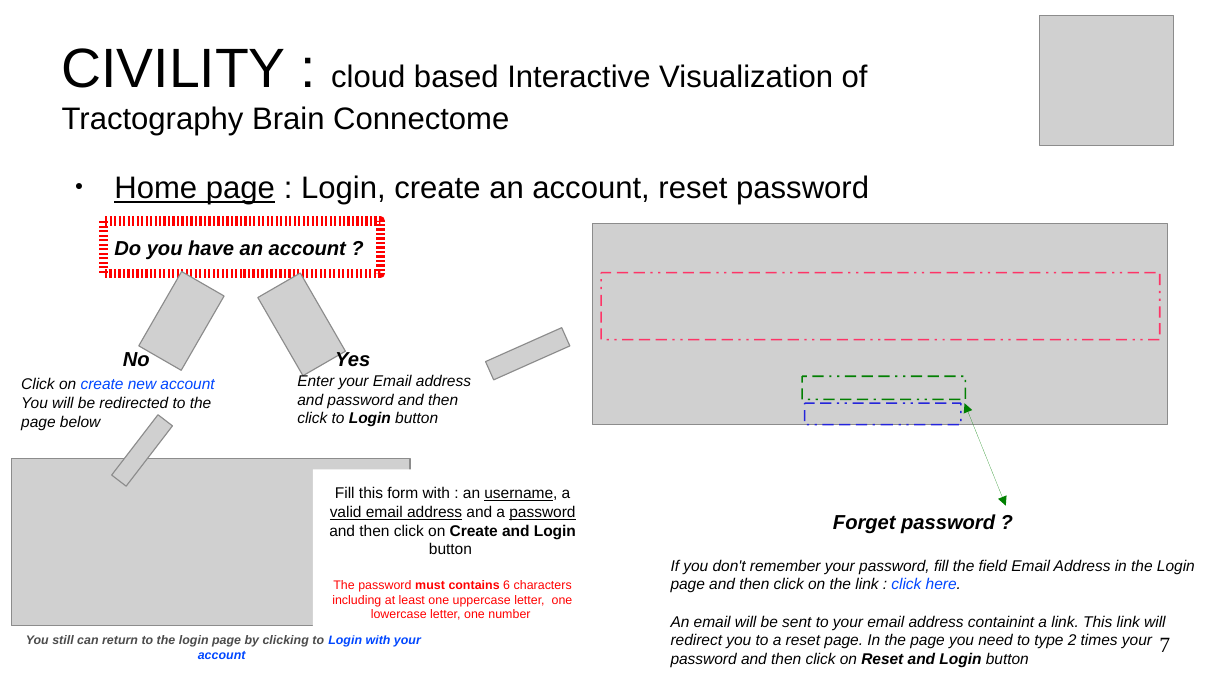
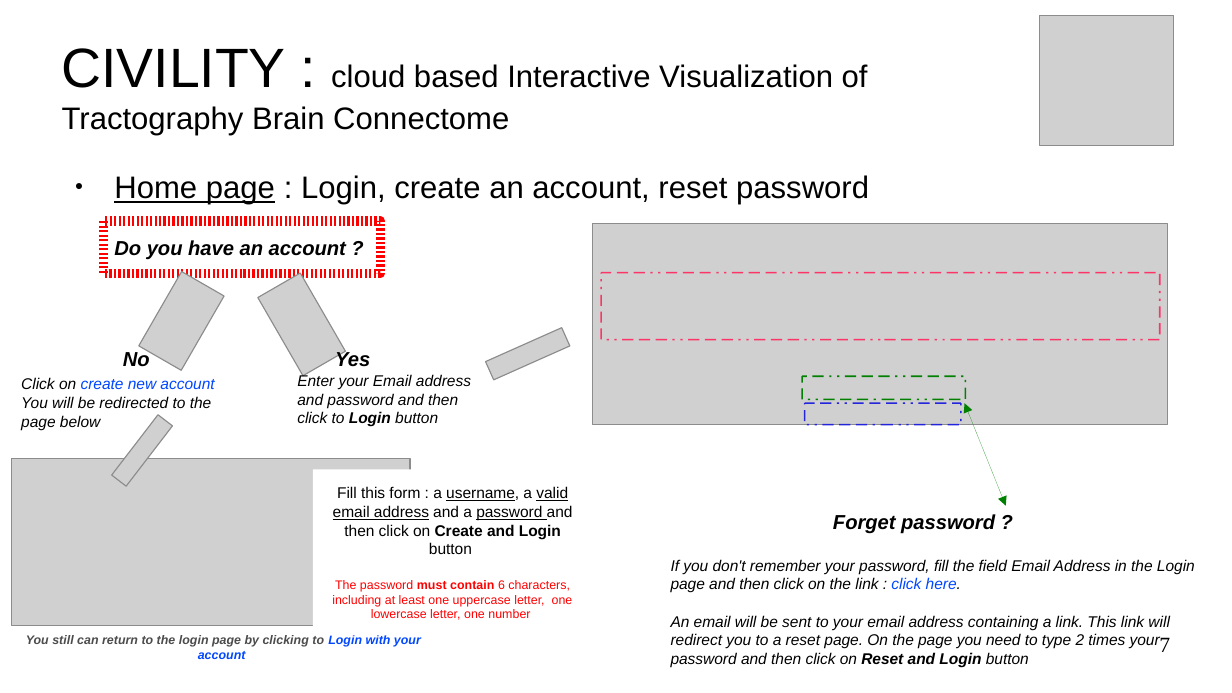
Before and after one commit to NIRALUser/CIVILITY, a slide deck: slide 7 of doc/tutorialCIVILITY.odp. Drawn at 1232x693 pixels with LibreOffice and Linux fonts; fonts in the diff are those of the drawing; grey boxes stand for pictures; background and template pictures are left out. Boxes give left, top, right and bottom in pixels: in the first picture for what was removed or moved away, otherwise in the second. Text is boxed around its words. In the diff, an @@ line names an element or a change of style, - is before the commit and + after.

```diff
--- a/doc/tutorialCIVILITY.odp
+++ b/doc/tutorialCIVILITY.odp
@@ text in rectangle at (332, 486, 573, 620): text changed @@
-Fill this form with : an username, a valid email address and a password and then click on Create and Login button
-The password must contains 6 characters including at least one uppercase letter, one lowercase letter, one number
+Fill this form : a username, a valid email address and a password and then click on Create and Login button
+The password must contain 6 characters, including at least one uppercase letter, one lowercase letter, one number
@@ text at (671, 615, 1169, 667): text changed @@
-An email will be sent to your email address containint a link. This link will redirect you to a reset page. In the page you need to type 2 times your password and then click on Reset and Login button
+An email will be sent to your email address containing a link. This link will redirect you to a reset page. On the page you need to type 2 times your password and then click on Reset and Login button
```
Also in this commit, not shown: 17 other slides changed, 1 other file.
